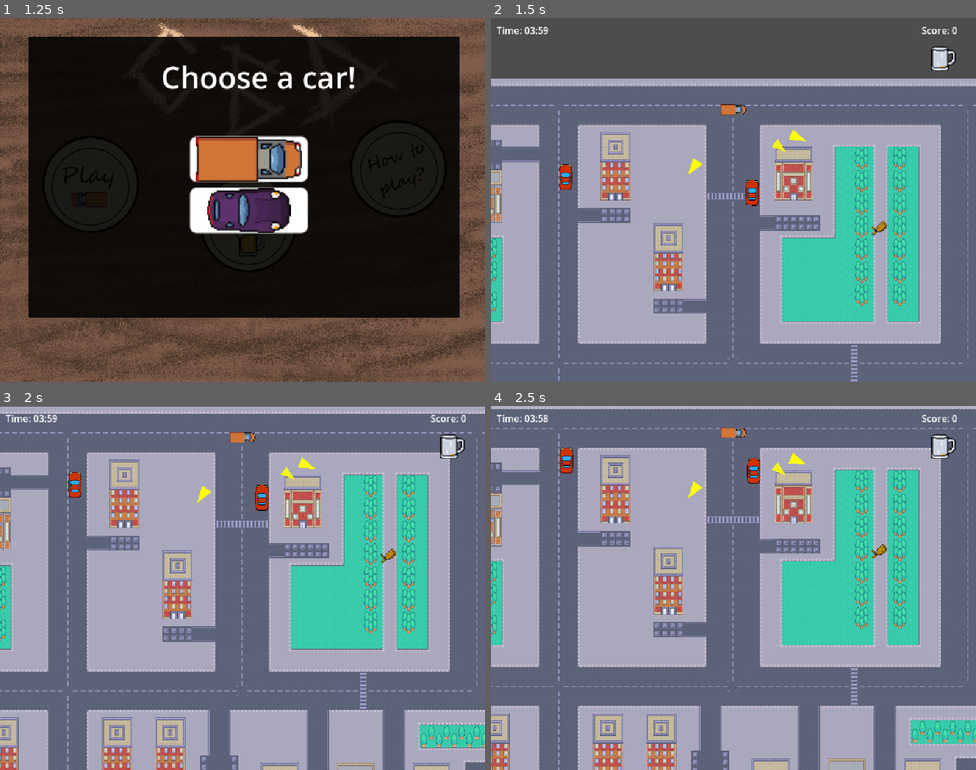
Above: before the commit, frames 1-4 (two rows, left to right).
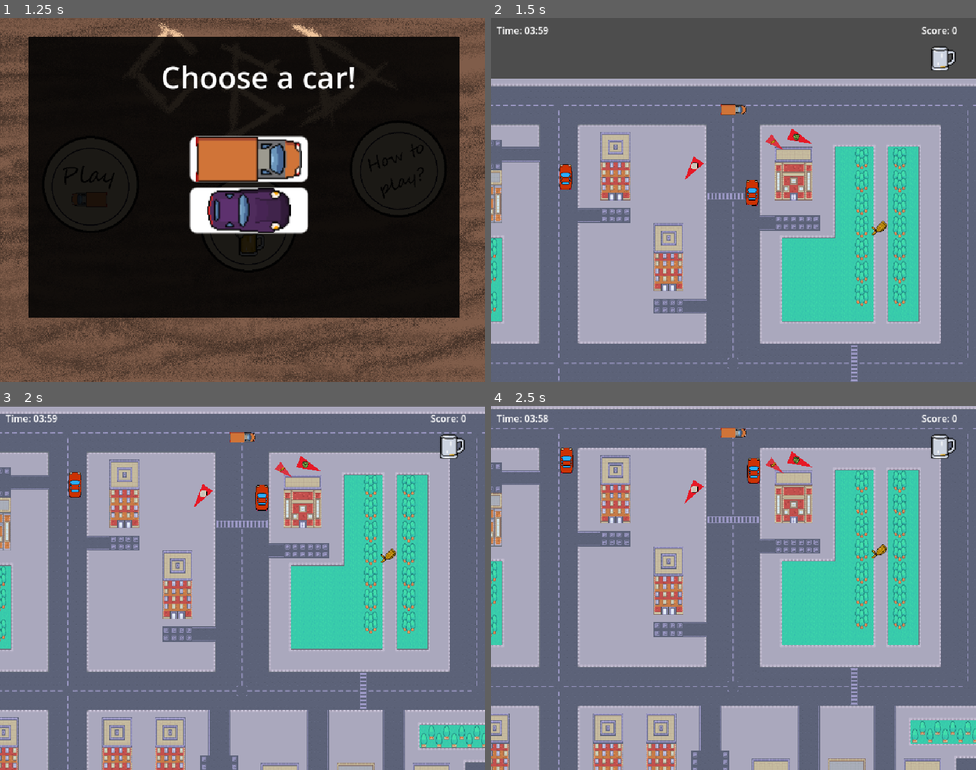
Above: after the commit, the same moments.

Repository: BastianTnd/grand-brew-delivery
Game: Godot game, scene res://Game/MainMenu/main_menu.tscn
Two runs of this game, one before a commit and one after it. Both use one fixed random seed, a clock stepped at 60 frames per second and the inputs below. Sound files missing from this copy of the repository are replaced by a short silence.
Inputs (mouse positions are in pixels of both pictures, inside the frame that each line leads up to):
- Up to frame 1 (1.25 s): click (92, 185) at 0.5 s
- Up to frame 2 (1.5 s): click (738, 159) at 1.25 s
- Up to frame 3 (2 s): no input
- Up to frame 4 (2.5 s): hold Right (ui_right) from 2.03 s (still down)

Frame 1 is identical in both runs. In frame 2, 0.3% of the frame differs, in the area x 40-67%, y 30-45%; in frame 3, 0.2%; in frame 4, 0.3%, in the area x 39-67%, y 12-27%.

Commit message:
graphic/ui(Player):
- changed color of arrows for the collectibles to red
- added the collectible-sprites to the arrows

Diff:
--- a/godot_project/Player/player.gd
+++ b/godot_project/Player/player.gd
@@ -1,4 +1,9 @@
 extends CharacterBody2D
+
+# --- LOAD COLLECTIBLES ---
+var icon_malt = preload("res://Collectible/Sprites/malt.png")
+var icon_hops = preload("res://Collectible/Sprites/hops.png")
+var icon_yeast = preload("res://Collectible/Sprites/yeast.png")
 
 signal beer_level_changed(new_value)
 
@@ -25,7 +30,7 @@
 # --- Arrow Display Config ---
 @export var arrow_max_distance = 150.0
 @export var arrow_min_distance = 40.0
-@export var arrow_size = 18.0
+@export var arrow_size = 22.0
 var current_arrow_color = Color.WHITE
 
 func _ready():
@@ -48,13 +53,11 @@
 		move_and_slide()
 		return
 
-	# Dynamisches Gewicht: Je mehr Bier, desto träger (0.8 bis 1.2 Multiplikator)
 	var weight_factor = remap(beer_level, 0, max_beer, 1.0, 1.3)
-
 	var speed = velocity.length()
+
 	if speed > 5 or move_input != 0:
 		var dir = -1.0 if velocity.dot(transform.x) < -5 else 1.0
-		# Lenkung wird schwerfälliger, wenn der Wagen voll beladen ist
 		var steer_speed_modifier = clamp(speed / max_speed, 0.5, 0.9) / weight_factor
 		rotation += steer_input * deg_to_rad(steering_angle_limit * 4.0) * delta * dir * steer_speed_modifier
 
@@ -62,7 +65,6 @@
 		velocity += transform.x * (engine_power / weight_factor) * delta
 	elif move_input < 0:
 		if velocity.dot(transform.x) > 5:
-			# Bremsweg verlängert sich bei Beladung
 			velocity += transform.x * -engine_power * (braking_force / weight_factor) * delta
 		else:
 			velocity += transform.x * -engine_power * 0.7 * delta
@@ -72,11 +74,9 @@
 	var forward_vel = transform.x * velocity.dot(transform.x)
 	var steering_intensity = abs(steer_input)
 	var speed_percentage = speed / max_speed
-
 	var current_traction = 0.35
 
 	if speed_percentage > 0.7 and steering_intensity > 0.8:
-		# Schlittern wird durch Gewicht verstärkt (weniger Traction)
 		current_traction = 0.03 / weight_factor
 		velocity *= drift_braking
 
@@ -100,6 +100,10 @@
 func _draw():
 	var targets = _get_target_positions()
 	if is_refilling or is_unloading: return
+
+	var correction = Color.WHITE
+	if modulate != Color.WHITE:
+		correction = Color.WHITE / modulate
 
 	for target_pos in targets:
 		if target_pos != Vector2.ZERO:
@@ -107,24 +111,43 @@
 			var angle = direction.angle() - global_rotation
 			var dist = global_position.distance_to(target_pos)
 
-			if dist < 15.0:
-				continue
-
-			var d_clamped = clamp(dist, 15, 500)
-
-			var s = remap(d_clamped, 0, 500, 0.3, 1.0)
-			var d = remap(d_clamped, 0, 500, arrow_min_distance, arrow_max_distance)
-
-			var draw_color = current_arrow_color
-			draw_color.a = remap(d_clamped, 0, 500, 0.4, 1.0)
+			if dist < 20.0: continue
+
+			var d_clamped = clamp(dist, 20, 600)
+			var s = remap(d_clamped, 20, 600, 0.4, 1.2)
+			var d = remap(d_clamped, 20, 600, arrow_min_distance, arrow_max_distance)
+
+			var arrow_final_color = current_arrow_color
+			arrow_final_color.a = remap(d_clamped, 20, 600, 0.5, 1.0)
+			arrow_final_color *= correction
 
 			var arrow_center = Vector2(d, 0).rotated(angle)
 
-			var p1 = arrow_center + Vector2(arrow_size * s, 0).rotated(angle)
-			var p2 = arrow_center + Vector2(-arrow_size * s, -arrow_size * s / 1.5).rotated(angle)
-			var p3 = arrow_center + Vector2(-arrow_size * s, arrow_size * s / 1.5).rotated(angle)
-
-			draw_polygon(PackedVector2Array([p1, p2, p3]), PackedColorArray([draw_color]))
+			# --- 1. DRAW ARROW ---
+			var p1 = arrow_center + Vector2(arrow_size * s * 1.2, 0).rotated(angle)
+			var p2 = arrow_center + Vector2(-arrow_size * s * 0.8, -arrow_size * s * 0.5).rotated(angle)
+			var p3 = arrow_center + Vector2(-arrow_size * s * 0.8, arrow_size * s * 0.5).rotated(angle)
+			draw_polygon(PackedVector2Array([p1, p2, p3]), PackedColorArray([arrow_final_color]))
+
+			# --- 2. FIND COLLECTIBLES ---
+			var current_icon = null
+			for item in get_tree().get_nodes_in_group("collectibles"):
+				if item.global_position.distance_to(target_pos) < 10:
+					if item.collectible == 0: current_icon = icon_malt
+					elif item.collectible == 1: current_icon = icon_hops
+					elif item.collectible == 2: current_icon = icon_yeast
+
+			# --- 3. DRAW COLLECTIBLES ---
+			if current_icon:
+				var icon_size = Vector2(12, 12) * s
+				var offset_dist = (arrow_size * s * 0.2)
+				var shifted_center = arrow_center + Vector2(offset_dist, 0).rotated(angle + PI)
+
+				draw_set_transform(shifted_center, -global_rotation, Vector2.ONE)
+
+				draw_texture_rect(current_icon, Rect2(-icon_size / 2, icon_size), false, correction)
+
+				draw_set_transform(Vector2.ZERO, 0, Vector2.ONE)
 
 func apply_crash_logic():
 	if crash_cooldown <= 0:
@@ -148,8 +171,9 @@
 func _get_target_positions() -> Array:
 	var targets = []
 	if ScoreManager.items_collected < 3:
-		current_arrow_color = Color.YELLOW
-		for item in get_tree().get_nodes_in_group("collectibles"): targets.append(item.global_position)
+		current_arrow_color = Color(0.9, 0.1, 0.15, 1.0)
+		for item in get_tree().get_nodes_in_group("collectibles"):
+			targets.append(item.global_position)
 	elif not has_filled_this_round:
 		current_arrow_color = Color.ORANGE
 		var station = get_tree().get_first_node_in_group("brewing_station")
Not shown, added: godot_project/Player/player.tscn901148764.tmp
Not shown, added: godot_project/Player/player.tscn910026915.tmp
Not shown, added: godot_project/Player/player.tscn915105485.tmp
